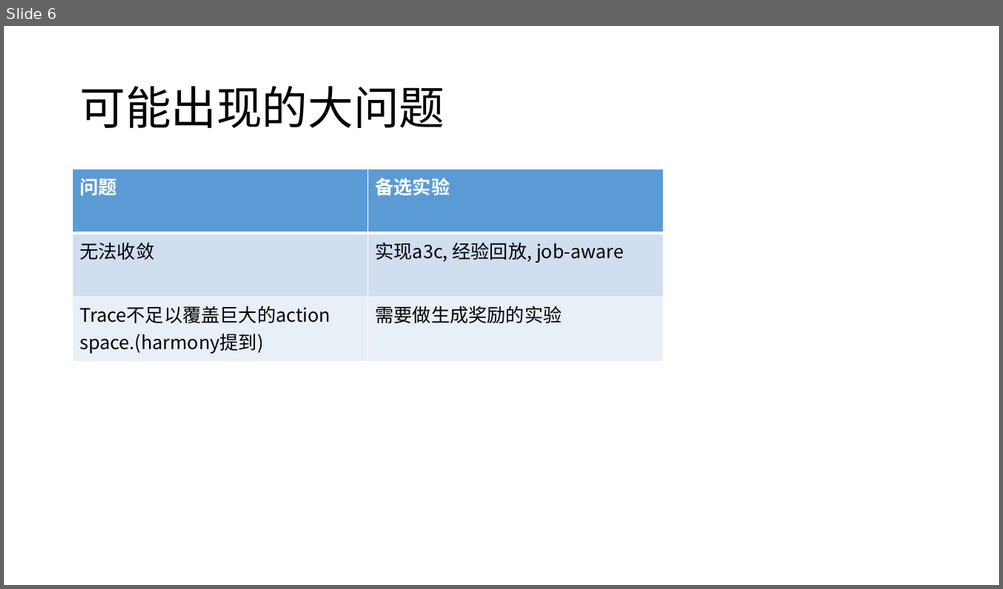
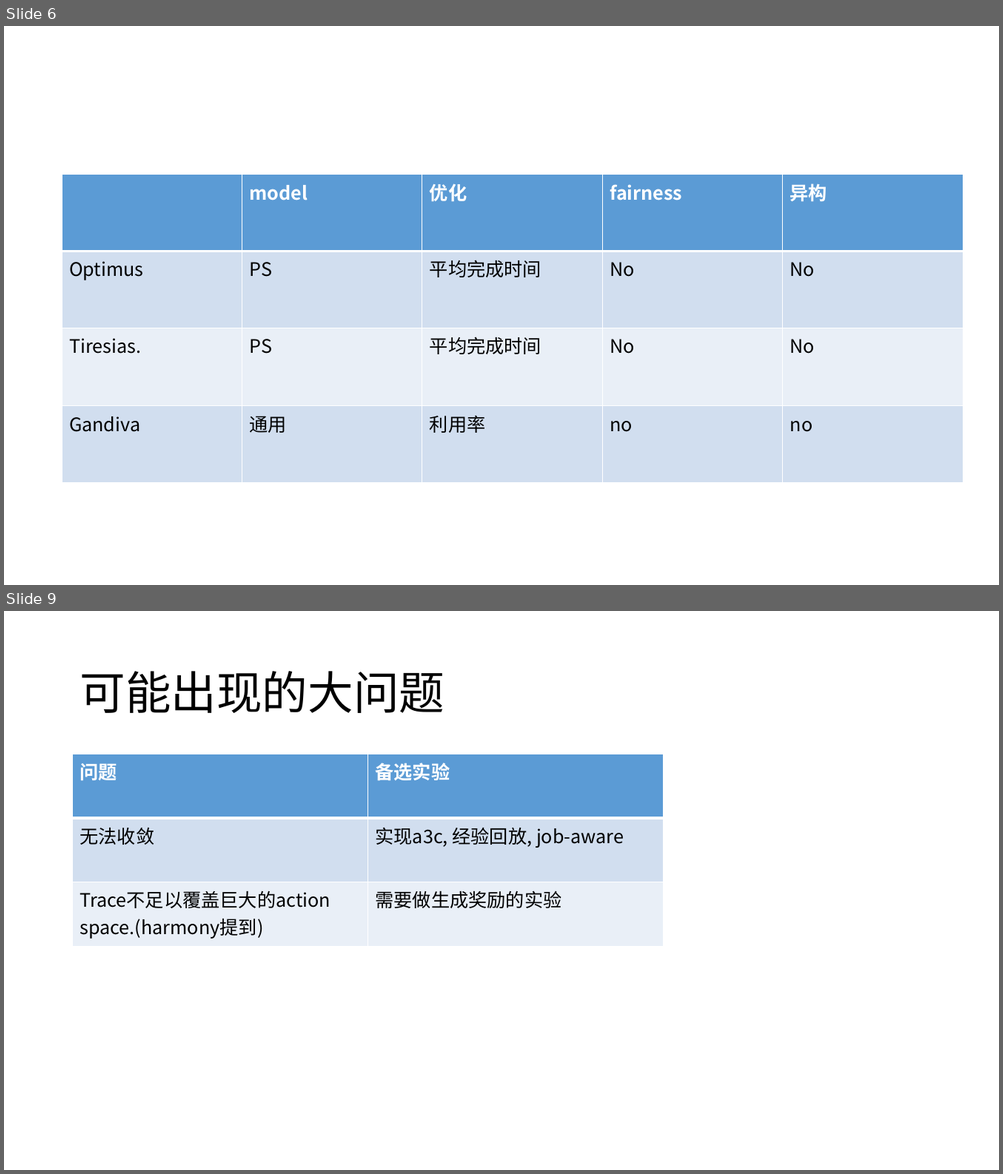
Before and after one commit to LukeLIN-web/distrubuted-ML-system, a slide deck: week report/8.11 report.pptx. Shown one above the other, each under a label of ours: slide 6 before the commit, slides 6 and 9 after it; the slides between them are not shown. The pictures are 1003x589 and 1003x1174 pixels, drawn with LibreOffice and Linux fonts; fonts in the diff are those of the drawing. Boxes give left, top, right and bottom in pixels: in the first picture for what was removed or moved away, otherwise in the second. Text is boxed around its words. In the diff, an @@ line names an element or a change of style, - is before the commit and + after.

```diff
--- a/week report/8.11 report.pptx
+++ b/week report/8.11 report.pptx
@@ slide 6 added at <box>4,26,999,585</box>, background #FFFFFF @@
@@ table added at <box>62,175,965,483</box>, 4 rows, 5 columns @@
+ | model | 优化 | fairness | 异构
+Optimus | PS | 平均完成时间 | No | No
+Tiresias. | PS | 平均完成时间 | No | No
+Gandiva | 通用 | 利用率 | no | no
@@ what was slide 6 is now slide 9 @@
```
Also in this commit, not shown: 6 slides changed, 1 other slide added, 4 other files.
